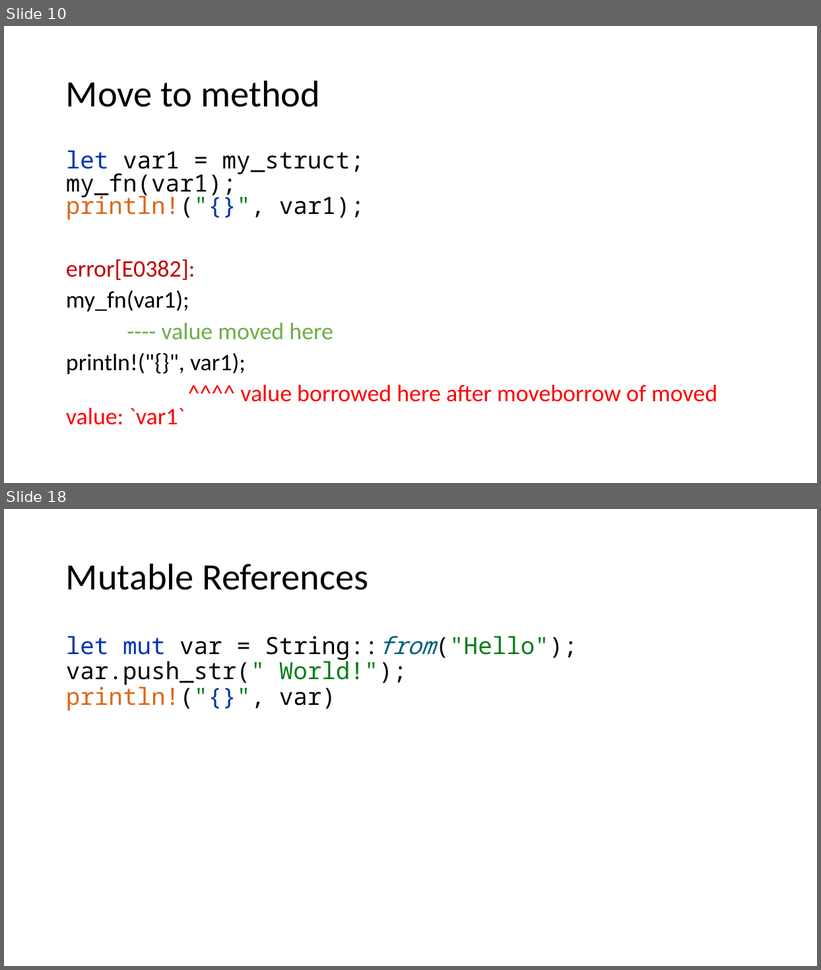
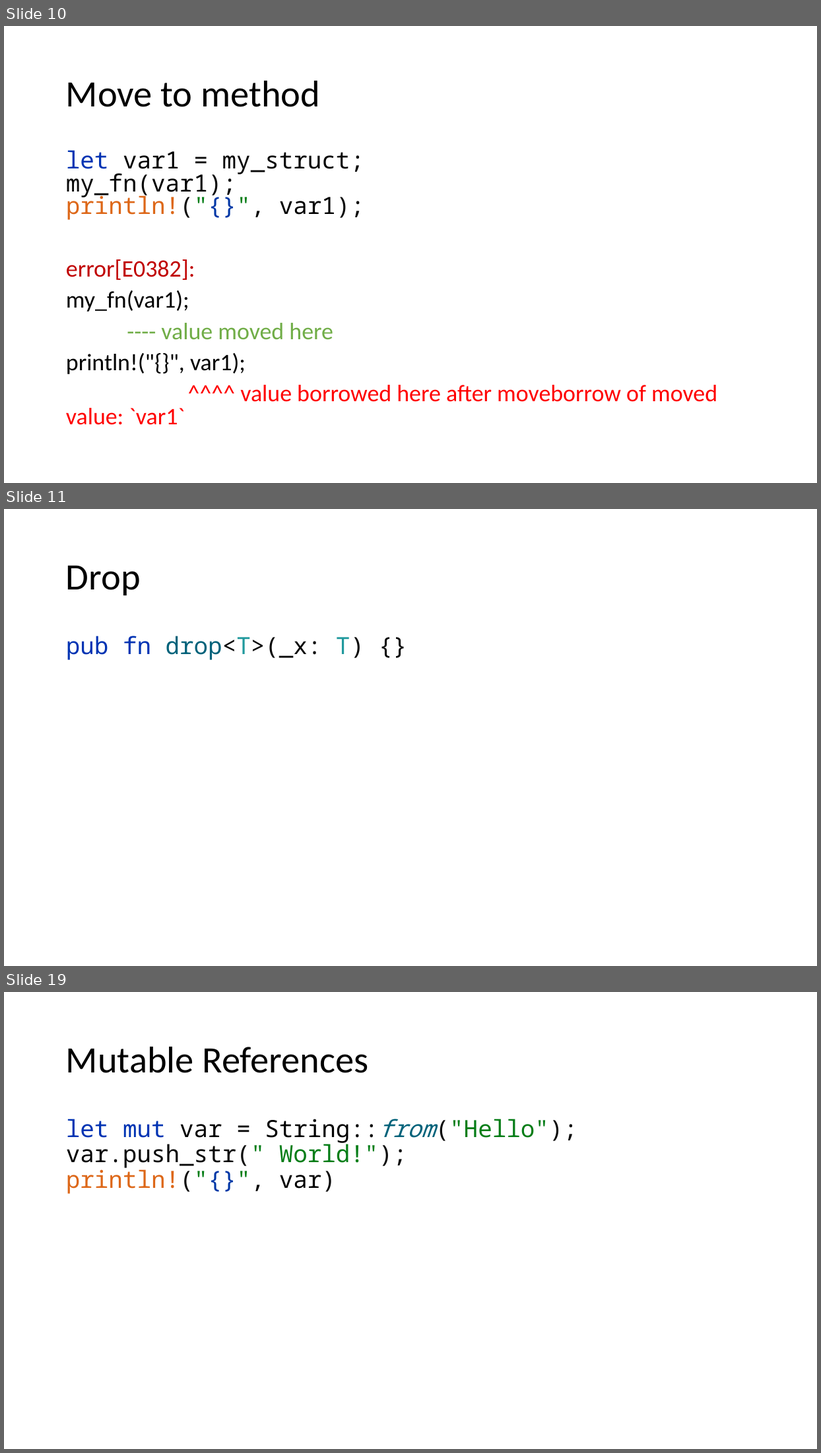
Before and after one commit to kugushev/course-rust-basics, a slide deck: src/02-Ownership/02-Ownership.pptx. Shown one above the other, each under a label of ours: slides 10 and 18 before the commit, slides 10, 11 and 19 after it; the slides between them are not shown. The pictures are 821x970 and 821x1453 pixels, drawn with LibreOffice and Linux fonts; fonts in the diff are those of the drawing. Boxes give left, top, right and bottom in pixels: in the first picture for what was removed or moved away, otherwise in the second. Text is boxed around its words. In the diff, an @@ line names an element or a change of style, - is before the commit and + after.

Commit message:
add drop to lecture

```diff
--- a/src/02-Ownership/02-Ownership.pptx
+++ b/src/02-Ownership/02-Ownership.pptx
@@ slide 11 added at (x1=4, y1=509, x2=817, y2=966), background #FFFFFF @@
@@ title added at (x1=66, y1=565, x2=141, y2=595), 44 pt, text #000000 @@
+Drop
@@ text added at (x1=66, y1=636, x2=364, y2=660), 28 pt, text #080808 @@
+pub fn drop<T>(_x: T) {}
@@ what was slide 18 is now slide 19 @@
```
Also in this commit, not shown: 3 slides changed.
